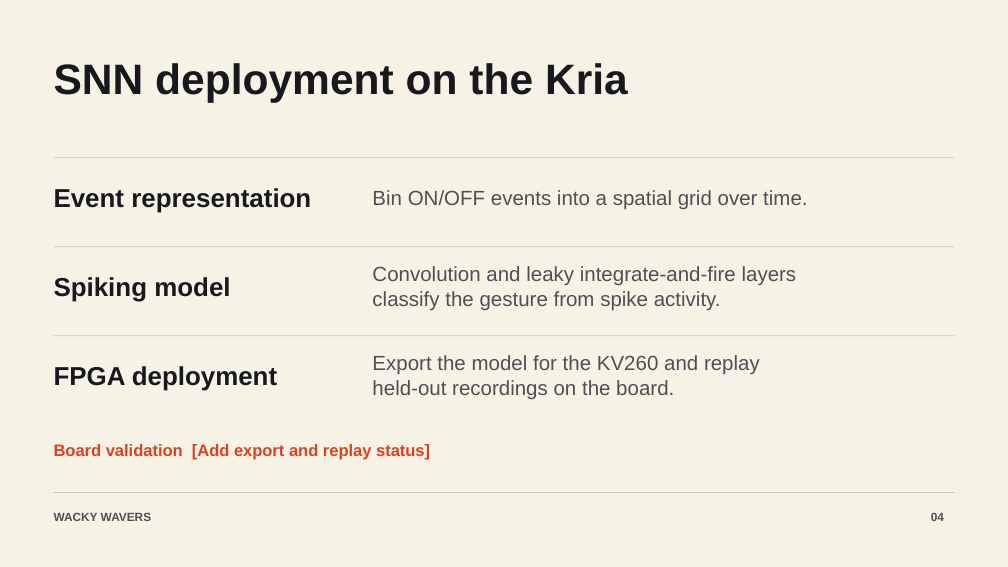
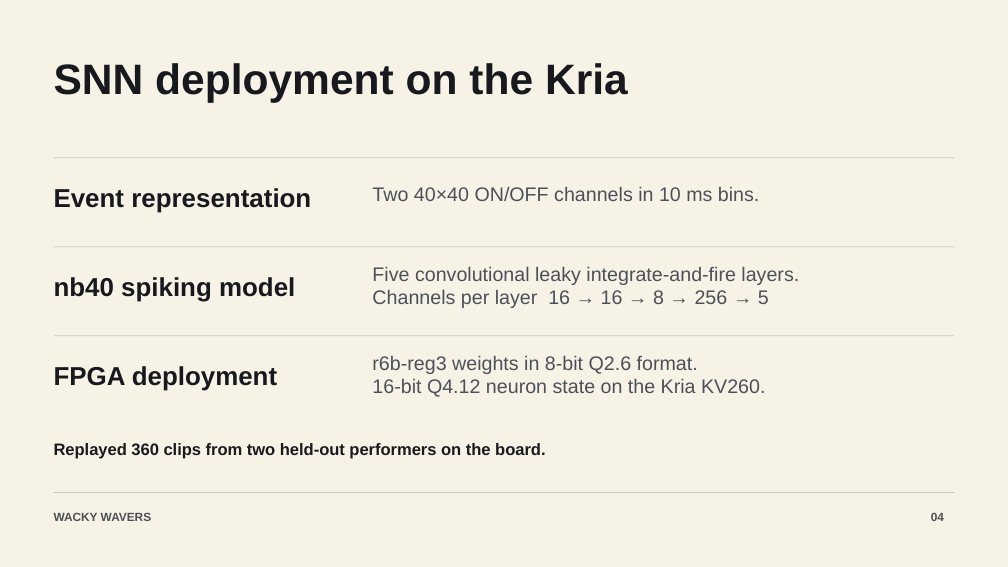
Before and after one commit to unbeschwert/go2-next-reflex, a slide deck: slide 4 of presentation/Wacky Wavers - Mantis Vision.pptx. Drawn at 1008x567 pixels with LibreOffice and Linux fonts; fonts in the diff are those of the drawing. Boxes give left, top, right and bottom in pixels: in the first picture for what was removed or moved away, otherwise in the second. Text is boxed around its words. In the diff, an @@ line names an element or a change of style, - is before the commit and + after.

```diff
--- a/presentation/Wacky Wavers - Mantis Vision.pptx
+++ b/presentation/Wacky Wavers - Mantis Vision.pptx
@@ text at (372,187,759,201): text changed; size 19.5 to 18.8 pt; text colour #4D5055 to #4C5159 @@
-Bin ON/OFF events into a spatial grid over time.
+Two 40×40 ON/OFF channels in 10 ms bins.
@@ text at (372,267,799,308): text changed; size 19.5 to 18.8 pt; text colour #4D5055 to #4C5159 @@
-Convolution and leaky integrate-and-fire layers
-classify the gesture from spike activity.
+Five convolutional leaky integrate-and-fire layers.
+Channels per layer 16 → 16 → 8 → 256 → 5
@@ text at (54,277,295,302): text changed @@
-Spiking model
+nb40 spiking model
@@ vertical alignment middle to top in 4 elements at (372,267,799,308), (54,443,545,459), (372,187,759,201), (372,356,765,397) @@
@@ text at (372,356,765,397): text changed; size 19.5 to 18.8 pt; text colour #4D5055 to #4C5159 @@
-Export the model for the KV260 and replay
-held-out recordings on the board.
+r6b-reg3 weights in 8-bit Q2.6 format.
+16-bit Q4.12 neuron state on the Kria KV260.
@@ text at (54,443,545,459): text changed; text colour #D84322 to #181A1E @@
-Board validation [Add export and replay status]
+Replayed 360 clips from two held-out performers on the board.
```
Also in this commit, not shown: 6 other slides changed, 6 slides added, 13 other files.
